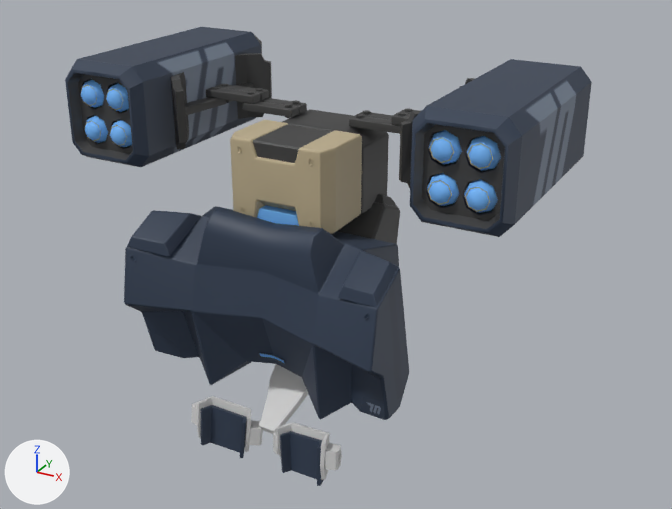
The FBX model Assets/Art/Modle/Airdrop/JetBag/RocketBag.fbx, before and after one commit.
The view is the same before and after, from a camera (50 mm lens) standing at (0.0059, -0.00711, 0.01462) and looking at (0.00026, 0.00315, 0.00949). Every picture has the same lights, and +X, +Y and +Z are marked at lower left. The first picture is the older version. Where no turn or scale is listed for an object, it has been applied to the vertices.

Script lines for the objects in view, before the commit:
```python
me_mesh = bpy.data.meshes.new('Mesh')
me_mesh.from_pydata(...)  # 1842 vertices, 1847 faces; spans x -0.0031..0.0031, y -0.00164..0.00212, z -0.00257..0.00257
me_mesh.materials.append(mat_ch0187_machine)  # picture img_ch0187_machine_png
ob_group13 = bpy.data.objects.new('group13', me_mesh)
ob_group13.location = (0.0, 0.00278, 0.0095)
```
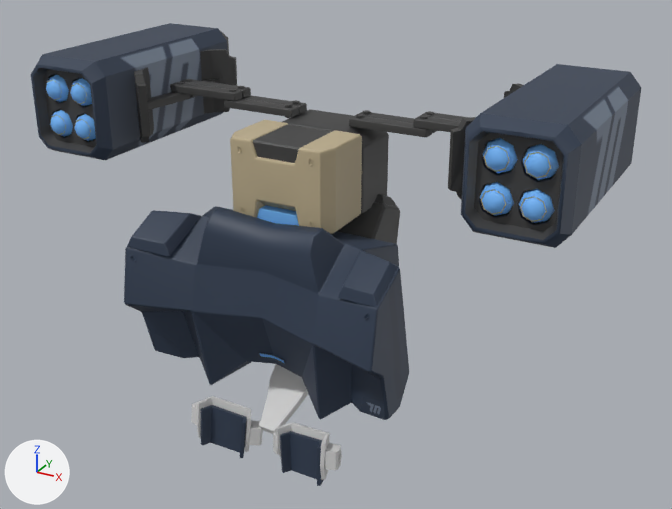
Where the newer file only moved an object's origin or applied its transform, the numbers keep the older frame.

Changed parts and their boxes [x1, y1, x2, y2] in the pictures (672 x 509 px; the box of a moved part takes in the faces that stretch with it):
'group13', reshaped
    before: [65, 27, 592, 486]
    after: [124, 79, 469, 486]
'left', added
    after: [448, 64, 641, 248]
'right', added
    after: [31, 23, 237, 160]
part 1 of me_mesh, moved or reshaped
    before: [215, 84, 269, 100]
    after: [180, 79, 251, 97]
part 2 of me_mesh, moved or reshaped
    before: [206, 87, 261, 103]
    after: [170, 82, 242, 101]
part 3 of me_mesh, moved or reshaped (mostly hidden)
    before: [400, 109, 418, 114]
    after: [422, 112, 469, 121]
part 4 of me_mesh, moved or reshaped
    before: [405, 108, 412, 112]
    after: [426, 111, 434, 115]
part 5 of me_mesh, moved or reshaped
    before: [391, 113, 410, 125]
    after: [413, 116, 461, 132]
part 6 of me_mesh, moved or reshaped
    before: [398, 112, 406, 116]
    after: [420, 115, 428, 119]
part 7 of me_mesh, deleted
    before: [65, 27, 592, 237]
part 8 of me_mesh, moved or reshaped
    before: [242, 98, 305, 117]
    after: [224, 95, 305, 117]
part 9 of me_mesh, moved or reshaped
    before: [349, 112, 401, 134]
    after: [349, 112, 438, 137]

The change, as a diff of the scene's bpy script:
```diff
--- a/Assets/Art/Modle/Airdrop/JetBag/RocketBag.fbx.py
+++ b/Assets/Art/Modle/Airdrop/JetBag/RocketBag.fbx.py
@@ me_mesh @@
 # used by ob_group13; location = (0.0, 0.00278, 0.0095)
-me_mesh.from_pydata(...)  # 1842 vertices, 1847 faces; spans x -0.0031..0.0031, y -0.00164..0.00212, z -0.00257..0.00257
+me_mesh.from_pydata(...)  # 1078 vertices, 1055 faces; spans x -0.00288..0.00288, y -0.00164..0.00126, z -0.00257..0.00206
+# me_mesh part 1: the loose piece of 20 vertices spanning x -0.00182..-0.00103, y 0.00061..0.0008, z 0.00193..0.00204 is scaled about its middle by (1.41, 1, 1), then moved by (-0.00046, 0.0, 0.0)
+# me_mesh part 2: the loose piece of 20 vertices spanning x -0.00182..-0.00103, y 0.00039..0.00059, z 0.00193..0.00204 is scaled about its middle by (1.41, 1, 1), then moved by (-0.00046, 0.0, 0.0)
+# me_mesh part 3: the loose piece of 20 vertices spanning x 0.00103..0.00182, y 0.00061..0.0008, z 0.00193..0.00204 is scaled about its middle by (1.41, 1, 1), then moved by (0.00046, 0.0, 0.0)
+# me_mesh part 4: the loose piece of 12 vertices spanning x 0.00107..0.00118, y 0.00065..0.00074, z 0.00189..0.00206 is moved by (0.0003, 0.0, 0.0)
+# me_mesh part 5: the loose piece of 20 vertices spanning x 0.00103..0.00182, y 0.00039..0.00059, z 0.00193..0.00204 is scaled about its middle by (1.41, 1, 1), then moved by (0.00046, 0.0, 0.0)
+# me_mesh part 6: the loose piece of 12 vertices spanning x 0.00107..0.00118, y 0.00045..0.00054, z 0.00189..0.00206 is moved by (0.0003, 0.0, 0.0)
+# me_mesh part 7: 18 loose pieces with 770 vertices, spanning x -0.0031..0.0031, y -0.00103..0.00212, z 0.00123..0.00257, are deleted
+# me_mesh part 8
+# 20 vertices in x -0.00122..-0.0012, y 0.00039..0.0008, z 0.00182..0.00193 move by (-0.0003, 0.0, 0.0)
+# me_mesh part 9
+# 20 vertices in x 0.0012..0.00122, y 0.00039..0.0008, z 0.00182..0.00193 move by (0.0003, 0.0, 0.0)
+# other edits to the shape of me_mesh do not show in these pictures
 me_mesh.materials.append(mat_ch0187_machine)
@@ me_mesh_001 @@
+me_mesh_001.from_pydata(...)  # 385 vertices, 396 faces; spans x -0.00142..0.0002, y -0.00157..0.00157, z -0.00067..0.00067
+me_mesh_001.materials.append(mat_ch0187_machine)  # picture img_ch0187_machine_png
@@ me_mesh_002 @@
+me_mesh_002.from_pydata(...)  # 385 vertices, 396 faces; spans x -0.00018..0.00145, y -0.00157..0.00157, z -0.00067..0.00067
+me_mesh_002.materials.append(mat_ch0187_machine)  # picture img_ch0187_machine_png
@@ ob_right @@
+ob_right = bpy.data.objects.new('right', me_mesh_001)
+ob_right.location = (-0.0023, 0.00333, 0.0114)
@@ ob_left @@
+ob_left = bpy.data.objects.new('left', me_mesh_002)
+ob_left.location = (0.00227, 0.00333, 0.0114)
```
